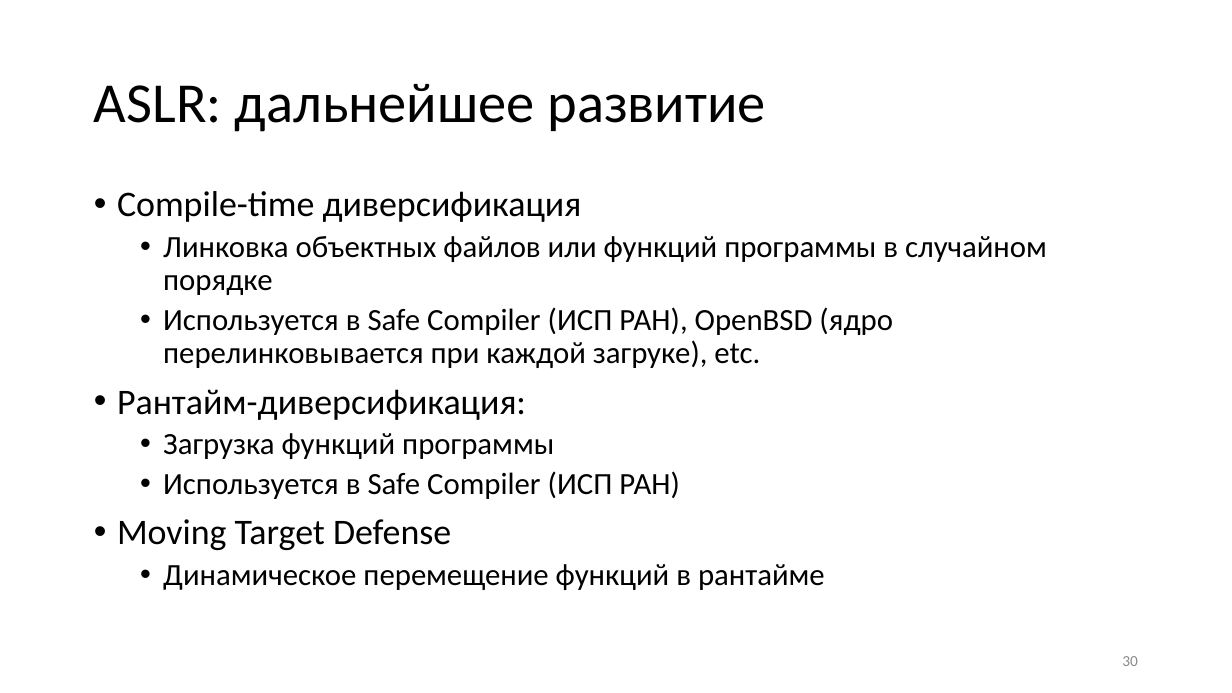
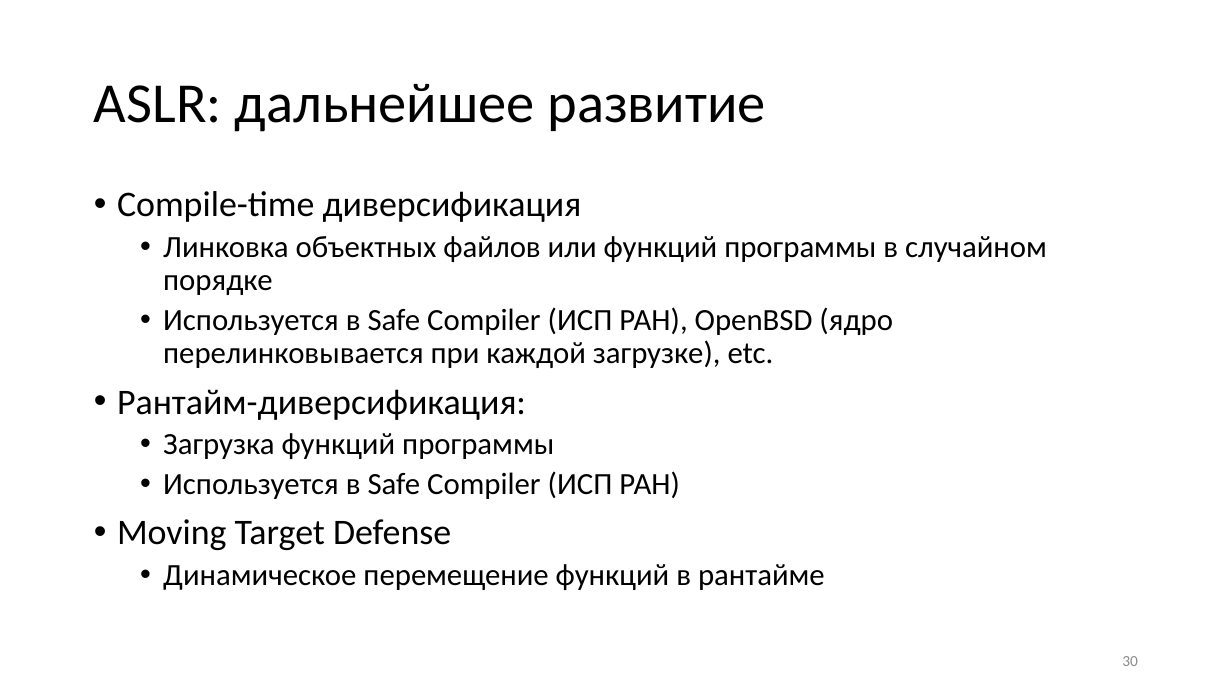
Before and after one commit to yugr/slides, a slide deck: slide 30 of CppZeroCost/2025/RU.pptx. Drawn at 1232x693 pixels with LibreOffice and Linux fonts; fonts in the diff are those of the drawing. Boxes give left, top, right and bottom in pixels: in the first picture for what was removed or moved away, otherwise in the second. Text is boxed around its words. In the diff, an @@ line names an element or a change of style, - is before the commit and + after.

```diff
--- a/CppZeroCost/2025/RU.pptx
+++ b/CppZeroCost/2025/RU.pptx
@@ text at (x1=163, y1=307, x2=893, y2=368): text changed @@
-  • Используется в Safe Compiler (ИСП РАН), OpenBSD (ядро перелинковывается при каждой загруке), etc.
+  • Используется в Safe Compiler (ИСП РАН), OpenBSD (ядро перелинковывается при каждой загрузке), etc.
```
Also in this commit, not shown: 36 other slides changed, 1 slide added, 4 other files.
